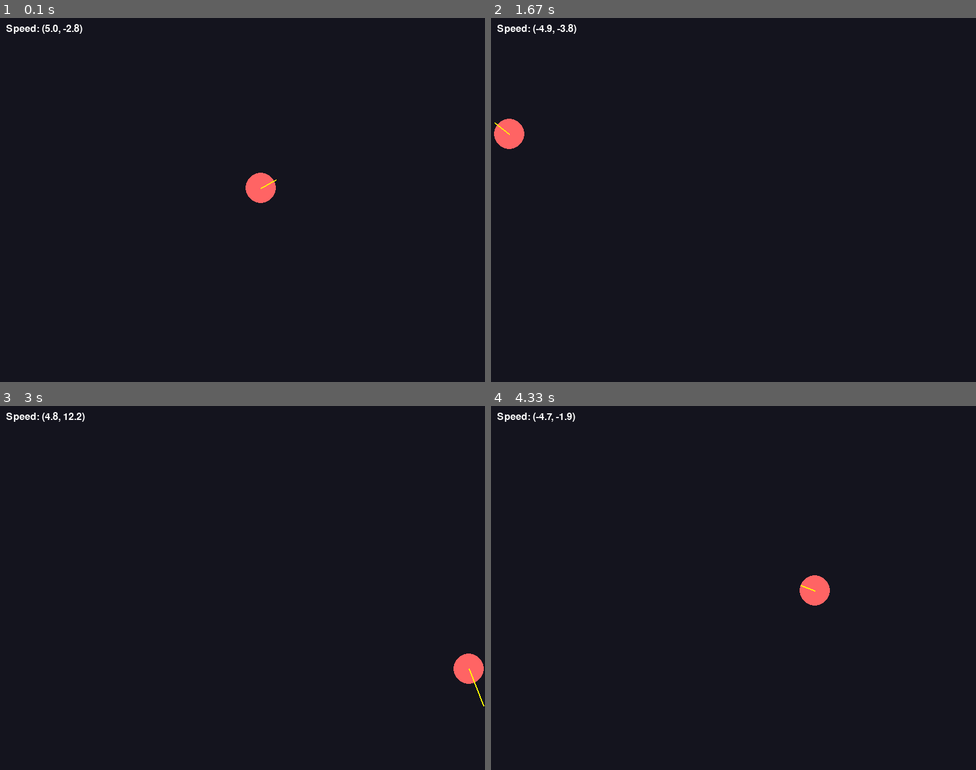
Above: before the commit, frames 1-4 (two rows, left to right).
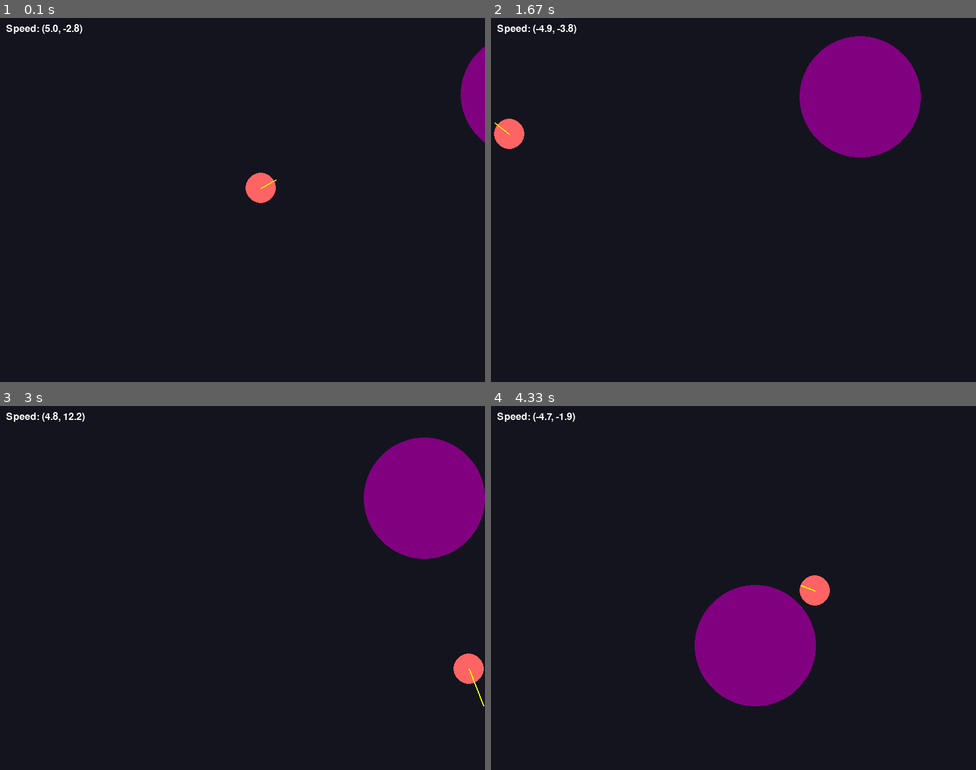
Above: after the commit, the same moments.

Repository: bruno767/Pygame-CBL-Project
Game: pygame game, started from challenges/challenge_1_2_bouncing_ball.py
Two runs of this game, one before a commit and one after it. Both use one fixed random seed, a clock stepped at 60 frames per second and the inputs below.
Inputs (mouse positions are in pixels of both pictures, inside the frame that each line leads up to):
- Up to frame 1 (0.1 s): no input
- Up to frame 2 (1.67 s): click (888, 189) at 0.38 s; click (782, 280) at 0.72 s; click (912, 327) at 1.05 s; click (558, 189) at 1.38 s
- Up to frame 3 (3 s): click (247, 624) at 1.72 s; click (368, 646) at 2.05 s; click (368, 555) at 2.38 s; click (417, 558) at 2.72 s
- Up to frame 4 (4.33 s): click (903, 660) at 3.05 s; click (752, 573) at 3.38 s; click (626, 522) at 3.72 s; click (864, 628) at 4.05 s

The runs differ from the first frame. In frame 1, 0.9% of the frame differs, in the area x 95-100%, y 7-35%; in frame 2, 6.5%, in the area x 63-89%, y 5-39%; in frame 3, 6.5%; in frame 4, 6.5%.

Commit message:
feat: add a second ball with higher speed

Diff:
--- a/challenges/challenge_1_2_bouncing_ball.py
+++ b/challenges/challenge_1_2_bouncing_ball.py
@@ -26,19 +26,29 @@
 BALL_RADIUS = 25
 BALL_COLOR = (255, 100, 100)  # RGB: Red
 BACKGROUND_COLOR = (20, 20, 30)
+BALL_2_RADIUS = 100
+BALL_2_COLOR = (128, 0, 128)  # RGB: purple
 
 # Create the game window
 screen = pygame.display.set_mode((WINDOW_WIDTH, WINDOW_HEIGHT))
 pygame.display.set_caption("Challenge 1.2: Bouncing Ball Physics!")
 
-# Ball properties
+# Ball 1  properties
 ball_x = WINDOW_WIDTH // 2  # Start in the middle
 ball_y = WINDOW_HEIGHT // 2
+
+
+# Ball 2 properties
+ball_2_x = WINDOW_WIDTH  # Start in top right
+ball_2_y = 0
 
 # Velocity vector: (speed_x, speed_y)
 # This represents both direction AND speed
 speed_x = 5
 speed_y = -4  # Negative means moving up
+
+speed_2_x = speed_x * 2
+speed_2_y = speed_x * -1
 
 # Physics properties
 bounce_damping = 0.98  # Energy loss on bounce (0.98 = 2% energy lost)
@@ -66,23 +76,39 @@
 
     # 1. Apply gravity (always pulling down)
     speed_y = speed_y + gravity
+    speed_2_y = speed_2_y + gravity
 
     # 2. Update position based on velocity
     ball_x = ball_x + speed_x
     ball_y = ball_y + speed_y
+
+    ball_2_x = ball_2_x + speed_2_x
+    ball_2_y = ball_2_y + speed_2_y
 
     # 3. Check boundaries and bounce (with damping)
     # Right edge
     if ball_x + BALL_RADIUS > WINDOW_WIDTH:
         ball_x = WINDOW_WIDTH - BALL_RADIUS  # Keep ball on screen
         speed_x = -speed_x * bounce_damping  # Reverse and lose energy
-        print(f"💥 Bounced off right wall! Speed: {speed_x:.2f}")
+        print(f"💥 Bounced ball 1 off right wall! Speed: {speed_x:.2f}")
 
     # Left edge
     elif ball_x - BALL_RADIUS < 0:
         ball_x = BALL_RADIUS
         speed_x = -speed_x * bounce_damping
-        print(f"💥 Bounced off left wall! Speed: {speed_x:.2f}")
+        print(f"💥 Bounced ball 1 off left wall! Speed: {speed_x:.2f}")
+
+    # right edge ball 2
+    if ball_x + BALL_2_RADIUS > WINDOW_WIDTH:
+        ball_2_x = WINDOW_WIDTH - BALL_2_RADIUS  # Keep ball on screen
+        speed_2_x = -speed_2_x * bounce_damping  # Reverse and lose energy
+        print(f"💥 Bounced ball 2  off right wall! Speed: {speed_2_x:.2f}")
+
+    # Left edge
+    elif ball_2_x - BALL_2_RADIUS < 0:
+        ball_2_x = BALL_2_RADIUS
+        speed_2_x = -speed_2_x * bounce_damping
+        print(f"💥 Bounced ball 2 off left wall! Speed: {speed_2_x:.2f}")
 
     # Bottom edge
     if ball_y + BALL_RADIUS > WINDOW_HEIGHT:
@@ -96,11 +122,25 @@
         speed_y = -speed_y * bounce_damping
         print(f"💥 Bounced off ceiling! Speed: {speed_y:.2f}")
 
+    #  y vector direction change of ball 2
+    # Bottom edge
+    if ball_2_y + BALL_2_RADIUS > WINDOW_HEIGHT:
+        ball_2_y = WINDOW_HEIGHT - BALL_2_RADIUS
+        speed_2_y = -speed_2_y * bounce_damping
+        print(f"💥 Bounced ball 2 off floor! Speed: {speed_2_y:.2f}")
+
+    # Top edge
+    elif ball_2_y - BALL_2_RADIUS < 0:
+        ball_2_y = BALL_2_RADIUS
+        speed_2_y = -speed_2_y * bounce_damping
+        print(f"💥 Bounced ball 2  off ceiling! Speed: {speed_2_y:.2f}")
+
     # DRAW: Clear and draw
     screen.fill(BACKGROUND_COLOR)
 
     # Draw the ball
     pygame.draw.circle(screen, BALL_COLOR, (int(ball_x), int(ball_y)), BALL_RADIUS)
+    pygame.draw.circle(screen, BALL_2_COLOR, (int(ball_2_x), int(ball_2_y)), BALL_2_RADIUS)
 
     # Draw velocity vector (optional visualization)
     # This shows the direction and magnitude of velocity
